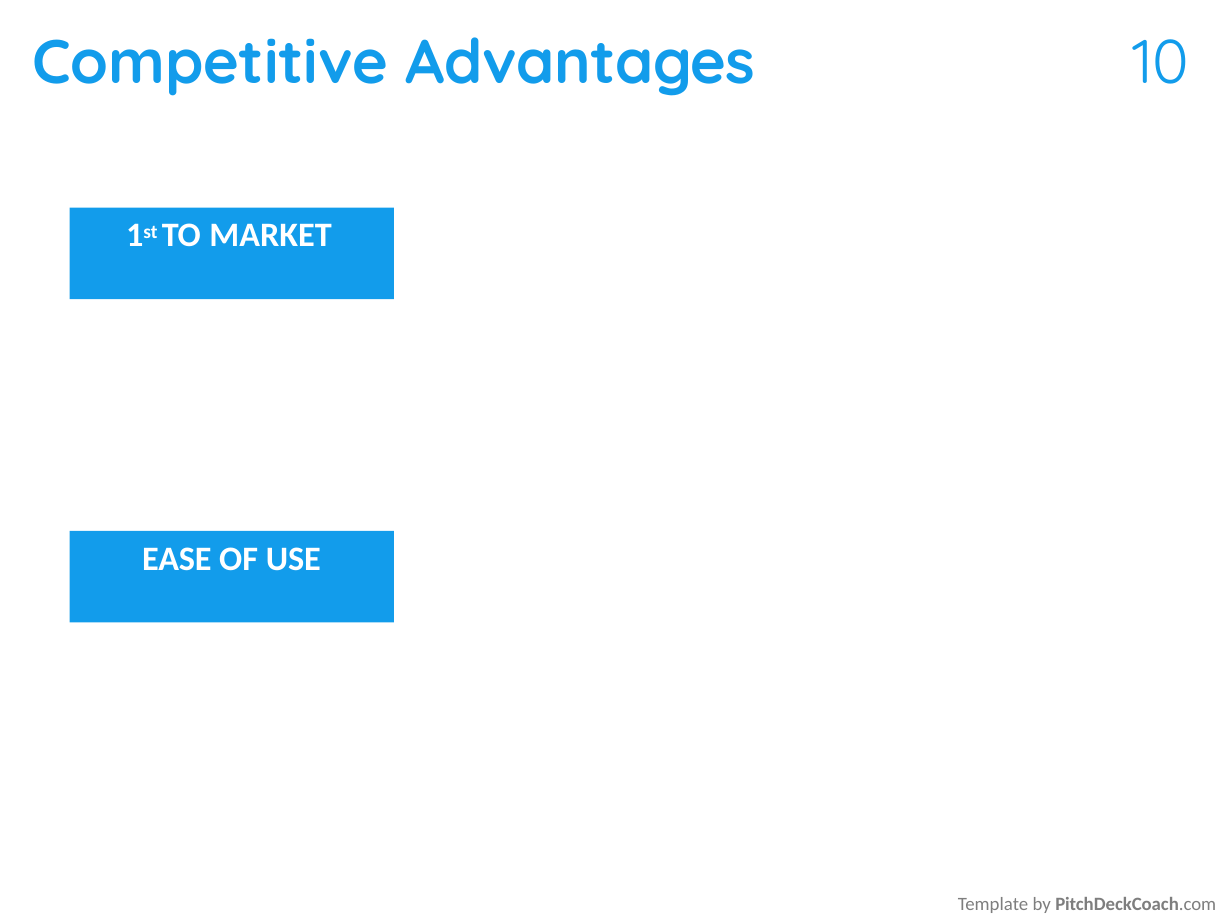
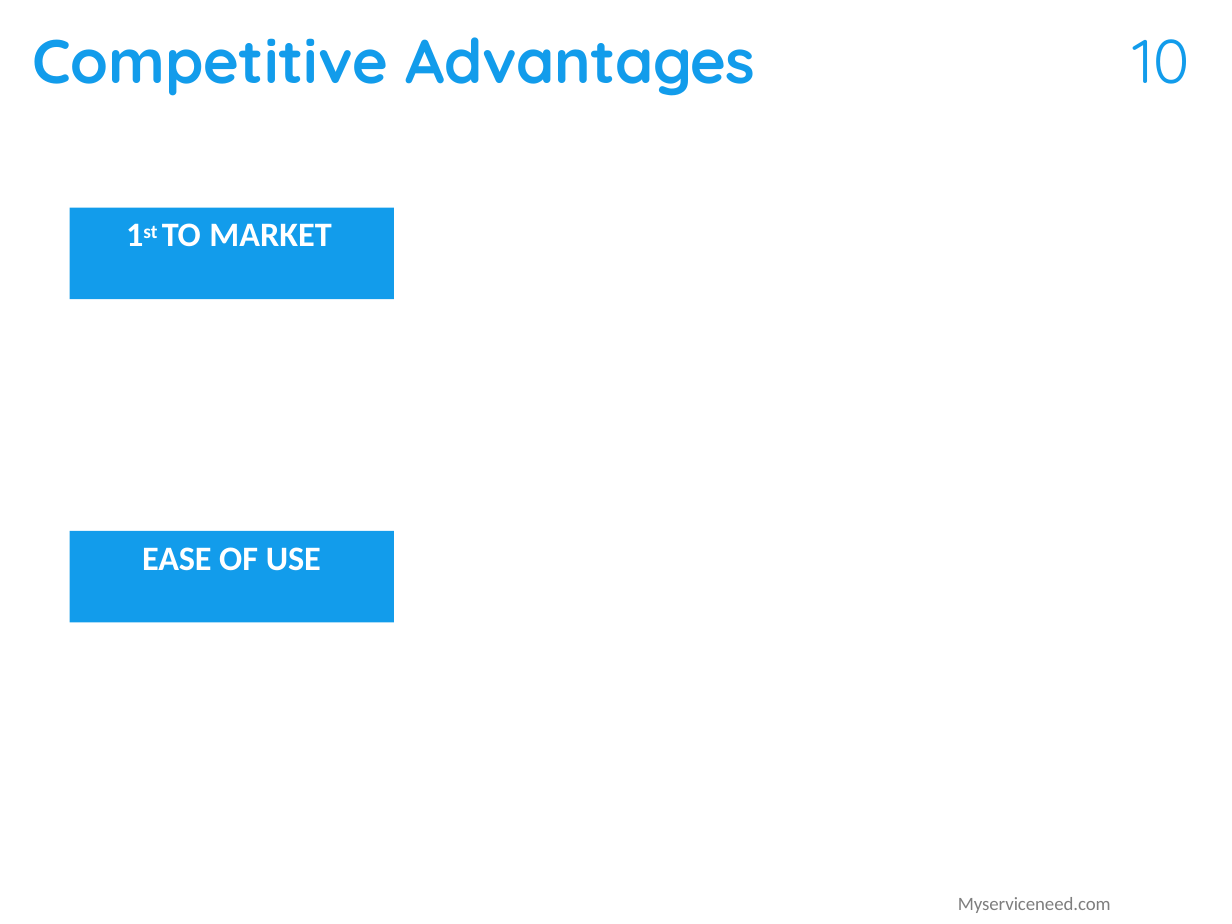
Before and after one commit to chaithu563/myserviceneed, a slide deck: slide 9 of service_images/startuppitch/myservicenned_pitch.pptx. Drawn at 1232x924 pixels with LibreOffice and Linux fonts; fonts in the diff are those of the drawing. Boxes give left, top, right and bottom in pixels: in the first picture for what was removed or moved away, otherwise in the second. Text is boxed around its words. In the diff, an @@ line names an element or a change of style, - is before the commit and + after.

```diff
--- a/service_images/startuppitch/myservicenned_pitch.pptx
+++ b/service_images/startuppitch/myservicenned_pitch.pptx
@@ text at bbox=[958, 897, 1111, 913]: text changed @@
-Template by PitchDeckCoach.com
+Myserviceneed.com
```
Also in this commit, not shown: 6 other slides changed, 15 other files.
